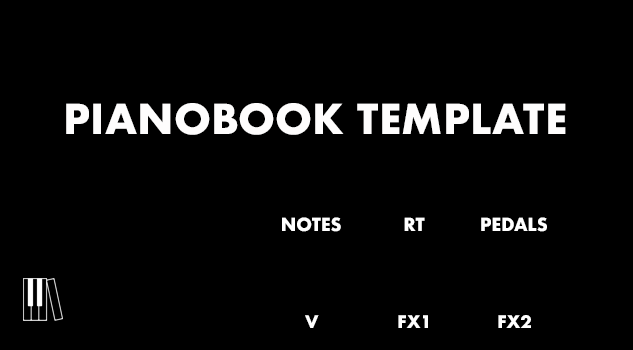
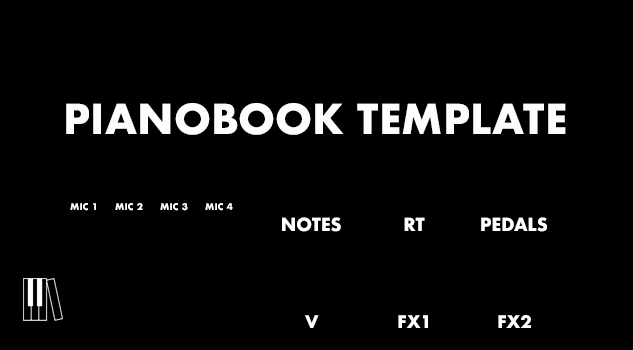
Two versions of the same layered image (w=633, h=350). Layer-by-layer changes:
added group "Mics (4)" with 4 layers above "Mics (3)" over [70, 203, 233, 211]
added layer "MIC 1" (1st of 3, in "Mics (4)") in group "Mics (4)" over [70, 203, 96, 211]
added layer "MIC 2" (1st of 3, in "Mics (4)") in group "Mics (4)" over [115, 203, 143, 211]
added layer "MIC 3" (1st of 2, in "Mics (4)") in group "Mics (4)" over [160, 203, 188, 211]
added layer "MIC 4" in group "Mics (4)" over [205, 203, 233, 211]
